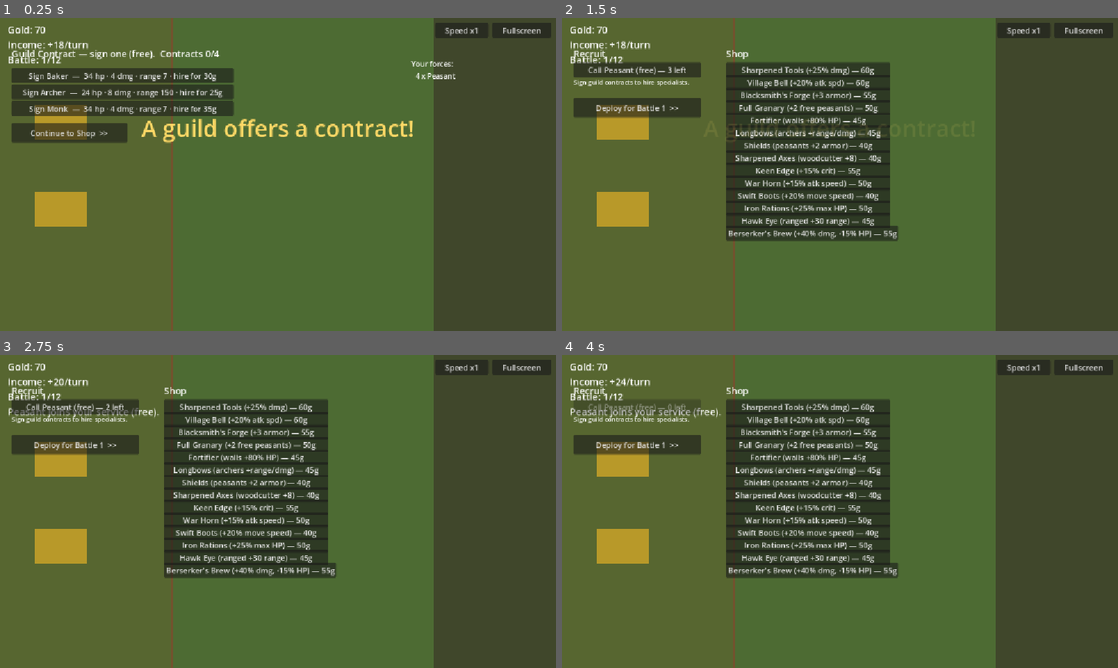
Above: before the commit, frames 1-4 (two rows, left to right).
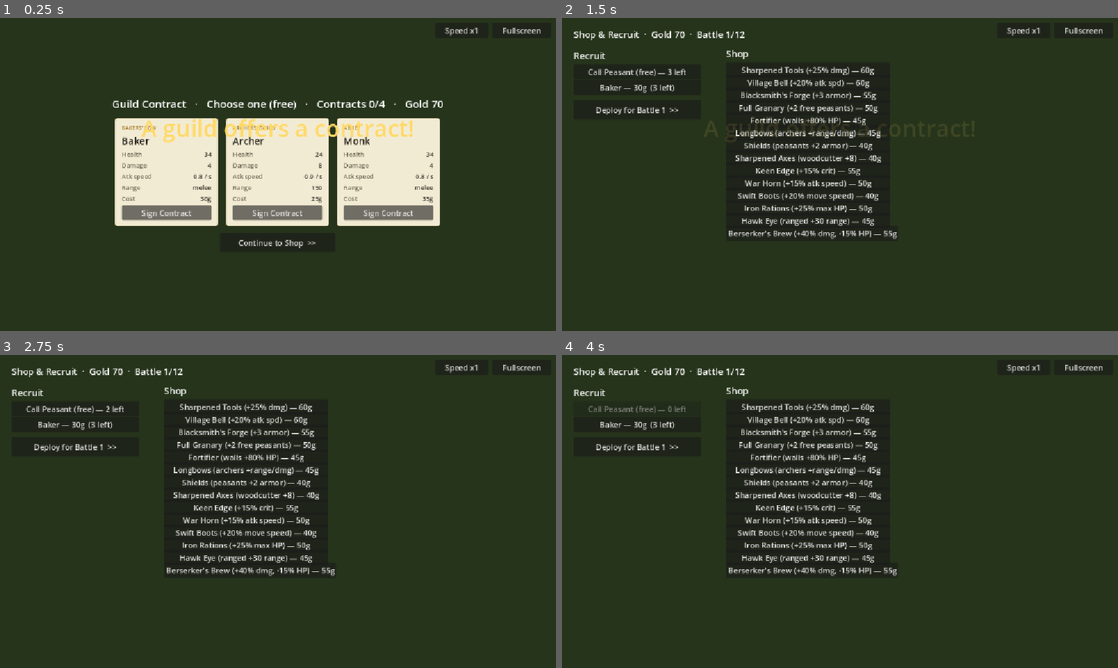
Above: after the commit, the same moments.

Repository: Jazzboy2567/protect-your-plot
Game: Godot game, scene res://Main.tscn
The game is run twice, just before and just after one commit, with the same random seed, the same clock (stepped at 60 frames per second) and the same inputs.
Inputs (mouse positions are in pixels of both pictures, inside the frame that each line leads up to):
- Up to frame 1 (0.25 s): no input
- Up to frame 2 (1.5 s): click (728, 212) at 0.5 s, where only the run after the commit has a clickable "Sign Contract"; click (628, 133) at 1.25 s, where only the run before the commit has a clickable "Continue to Shop >>"
- Up to frame 3 (2.75 s): click "Call Peasant (free) — 3 left" at 2 s
- Up to frame 4 (4 s): click "Call Peasant (free) — 2 left" at 2.75 s; click "Call Peasant (free) — 1 left" at 3.5 s

The runs differ from the first frame. In frame 1, 93% of the frame differs, in the area x 0-100%, y 0-100%; in frame 2, 81%; in frame 3, 81%; in frame 4, 81%.

Commit message:
Guild page as a centered modal; stop field/HUD bleed on menus
- Guild Contract is now a centered modal over a dim backdrop: 3 parchment
  cards (guild name, unit name, stat rows, Sign Contract) laid out with
  real containers, matching the mockup — no more top-left button dump
- Shop and pre-deploy screens get the dim backdrop + a header line, and
  the top HUD label is hidden on menu screens (fixes the overlapping text)
- _draw only renders the battlefield (plot, crops, grid, walls) during
  Deploy/Battle, so nothing bleeds through the menu screens

Co-Authored-By: Claude Opus 4.8 <noreply@anthropic.com>

Diff:
--- a/scripts/Main.gd
+++ b/scripts/Main.gd
@@ -16,6 +16,11 @@
 const PEASANT_IDS := ["peasant"]
 const SPECIALIST_IDS := ["archer", "woodcutter", "hunter", "herbalist", "fisherman", "torchbearer", "baker", "monk"]
 const BUILDING_IDS := ["barricade", "spikes", "palisade", "stone_wall", "church"]
+const GUILD_NAMES := {
+	"archer": "Archers' Guild", "woodcutter": "Woodsmen", "hunter": "Hunters' Lodge",
+	"herbalist": "Apothecary", "fisherman": "Wharf", "torchbearer": "Wharf",
+	"baker": "Bakers' Row", "monk": "Abbey",
+}
 const RECRUIT_CAP := 3
 const MAX_CONTRACTS := 4
 
@@ -644,35 +649,120 @@
 
 # ---------------------------------------------------------------- UI
 
-# The Guild page: sign one free contract to unlock hiring that specialist.
+# A dark full-screen backdrop behind a modal (blocks the field, hides bleed-through).
+func _add_backdrop() -> void:
+	var bg := ColorRect.new()
+	bg.color = Color(0.06, 0.07, 0.05, 0.62)
+	bg.set_anchors_preset(Control.PRESET_FULL_RECT)
+	panel.add_child(bg)
+
+func _card_style() -> StyleBoxFlat:
+	var s := StyleBoxFlat.new()
+	s.bg_color = Color(0.95, 0.92, 0.83)
+	s.border_color = Color(0.70, 0.64, 0.47)
+	s.set_border_width_all(1)
+	s.set_corner_radius_all(5)
+	s.content_margin_left = 14
+	s.content_margin_right = 14
+	s.content_margin_top = 12
+	s.content_margin_bottom = 12
+	return s
+
+func _stat_row(label_text: String, value_text: String) -> HBoxContainer:
+	var row := HBoxContainer.new()
+	var a := Label.new()
+	a.text = label_text
+	a.add_theme_color_override("font_color", Color(0.42, 0.39, 0.32))
+	a.add_theme_font_size_override("font_size", 13)
+	var sp := Control.new()
+	sp.size_flags_horizontal = Control.SIZE_EXPAND_FILL
+	var b := Label.new()
+	b.text = value_text
+	b.add_theme_color_override("font_color", Color(0.16, 0.14, 0.11))
+	b.add_theme_font_size_override("font_size", 13)
+	row.add_child(a)
+	row.add_child(sp)
+	row.add_child(b)
+	return row
+
+func _guild_card(id: String) -> Control:
+	var d: Dictionary = GameData.UNITS[id]
+	var pc := PanelContainer.new()
+	pc.add_theme_stylebox_override("panel", _card_style())
+	pc.custom_minimum_size = Vector2(214, 0)
+	var v := VBoxContainer.new()
+	v.add_theme_constant_override("separation", 5)
+	pc.add_child(v)
+	var gl := Label.new()
+	gl.text = str(GUILD_NAMES.get(id, "Guild")).to_upper()
+	gl.add_theme_color_override("font_color", Color(0.62, 0.45, 0.10))
+	gl.add_theme_font_size_override("font_size", 11)
+	v.add_child(gl)
+	var nm := Label.new()
+	nm.text = d["name"]
+	nm.add_theme_color_override("font_color", Color(0.14, 0.12, 0.09))
+	nm.add_theme_font_size_override("font_size", 20)
+	v.add_child(nm)
+	var rng := float(d.get("range", 6))
+	v.add_child(_stat_row("Health", str(int(d["hp"]))))
+	v.add_child(_stat_row("Damage", str(int(d["damage"]))))
+	v.add_child(_stat_row("Atk speed", "%.1f / s" % (1.0 / float(d.get("cooldown", 1.0)))))
+	v.add_child(_stat_row("Range", "melee" if rng <= 12.0 else str(int(rng))))
+	v.add_child(_stat_row("Cost", "%dg" % int(d["cost"])))
+	var btn := Button.new()
+	btn.text = "Sign Contract"
+	btn.pressed.connect(func(): _sign_contract(id))
+	v.add_child(btn)
+	return pc
+
+# The Guild page: a centered modal — sign one free contract to unlock a specialist.
 func _build_guild_ui() -> void:
 	_clear_panel()
-	_shop_header("Guild Contract — sign one (free).  Contracts %d/%d" % [contracts.size(), MAX_CONTRACTS], 24, 60)
-	var x := 24.0
-	var y := 104.0
+	top_label.visible = false
+	_add_backdrop()
+	var center := CenterContainer.new()
+	center.set_anchors_preset(Control.PRESET_FULL_RECT)
+	center.mouse_filter = Control.MOUSE_FILTER_IGNORE
+	panel.add_child(center)
+	var col := VBoxContainer.new()
+	col.add_theme_constant_override("separation", 14)
+	center.add_child(col)
+
+	var head := Label.new()
+	head.text = "Guild Contract   ·   Choose one (free)   ·   Contracts %d/%d   ·   Gold %d" % [contracts.size(), MAX_CONTRACTS, gold]
+	head.add_theme_font_size_override("font_size", 22)
+	head.horizontal_alignment = HORIZONTAL_ALIGNMENT_CENTER
+	head.size_flags_horizontal = Control.SIZE_SHRINK_CENTER
+	col.add_child(head)
+
+	var row := HBoxContainer.new()
+	row.add_theme_constant_override("separation", 16)
+	row.size_flags_horizontal = Control.SIZE_SHRINK_CENTER
+	col.add_child(row)
 	if contracts.size() >= MAX_CONTRACTS or guild_offer.is_empty():
 		var l := Label.new()
-		l.text = "No new guilds are visiting." if contracts.size() < MAX_CONTRACTS else "All 4 contract slots are full."
-		l.position = Vector2(x, y)
-		l.mouse_filter = Control.MOUSE_FILTER_IGNORE
-		panel.add_child(l)
-		y += 36
+		l.text = "All contract slots are full." if contracts.size() >= MAX_CONTRACTS else "No guilds are visiting this round."
+		row.add_child(l)
 	else:
 		for id in guild_offer:
-			var d: Dictionary = GameData.UNITS[id]
-			var txt := "Sign %s  —  %d hp · %d dmg · range %d · hire for %dg" % [d["name"], int(d["hp"]), int(d["damage"]), int(d["range"]), int(d["cost"])]
-			_mk_button(txt, Vector2(x, y), Vector2(460, 30), func(): _sign_contract(id))
-			y += 34
-	y += 12
-	_mk_button("Continue to Shop  >>", Vector2(x, y), Vector2(240, 40), open_shop)
-	_build_roster_label()
+			row.add_child(_guild_card(id))
+
+	var cont := Button.new()
+	cont.text = "Continue to Shop  >>"
+	cont.custom_minimum_size = Vector2(240, 40)
+	cont.size_flags_horizontal = Control.SIZE_SHRINK_CENTER
+	cont.pressed.connect(open_shop)
+	col.add_child(cont)
 
 # The Shop + Recruit page (interlude): recruit peasants, hire contracted
 # specialists, buy relics, then deploy.
 func _build_shop_ui() -> void:
 	_clear_panel()
+	top_label.visible = false
+	_add_backdrop()
+	_shop_header("Shop & Recruit  ·  Gold %d  ·  Battle %d/%d" % [gold, battle_num, MAX_BATTLES], 24, 20)
 	var x := 24.0
-	var y := 60.0
+	var y := 64.0
 	_shop_header("Recruit", x, y)
 	y += 32
 	var pb := _mk_button("Call Peasant (free) — %d left" % peasant_recruits, Vector2(x, y), Vector2(264, 26), func(): _buy("peasant"))
@@ -711,8 +801,10 @@
 # Non-interlude rounds: no shopping — just deploy your standing force.
 func _build_predeploy_ui() -> void:
 	_clear_panel()
-	_shop_header("Battle %d — hold the line (recruiting returns every 4th battle)" % battle_num, 24, 60)
-	_mk_button("Deploy for Battle %d  >>" % battle_num, Vector2(24, 108), Vector2(264, 40), start_deploy)
+	top_label.visible = false
+	_add_backdrop()
+	_shop_header("Battle %d/%d  ·  Gold %d  —  hold the line (recruiting returns every 4th battle)" % [battle_num, MAX_BATTLES, gold], 24, 40)
+	_mk_button("Deploy for Battle %d  >>" % battle_num, Vector2(24, 92), Vector2(264, 40), start_deploy)
 	_build_roster_label()
 
 func _shop_header(text: String, x: float, y: float) -> void:
@@ -734,6 +826,7 @@
 
 func _build_deploy_ui() -> void:
 	_clear_panel()
+	top_label.visible = true
 	var hint := Label.new()
 	hint.text = "DEPLOY — Move Units: drag a box to select, click a spot to send them (set up now; the battle then plays out).\nOr pick a building and click a tile on your side to place it. Walls block enemies until destroyed."
 	hint.position = Vector2(16, 44)
@@ -776,6 +869,7 @@
 
 func _build_battle_ui() -> void:
 	_clear_panel()
+	top_label.visible = true
 	rally_btn = _mk_button("Rally!", Vector2(16, 46), Vector2(130, 34), _rally)
 
 func _build_roster_label() -> void:
@@ -915,6 +1009,10 @@
 
 func _draw() -> void:
 	draw_rect(Rect2(Vector2.ZERO, ARENA), Color(0.30, 0.42, 0.20))                       # field
+	# The battlefield (plot, crops, walls, grid) only shows during deploy & battle;
+	# the shop/guild screens draw their own modal over a plain ground.
+	if phase != Phase.DEPLOY and phase != Phase.BATTLE:
+		return
 	draw_rect(Rect2(Vector2.ZERO, Vector2(FENCE_X, ARENA.y)), Color(0.34, 0.40, 0.19))   # your tilled plot
 	draw_rect(Rect2(Vector2(900, 0), Vector2(252, ARENA.y)), Color(0.25, 0.28, 0.17))    # enemy approach
 
